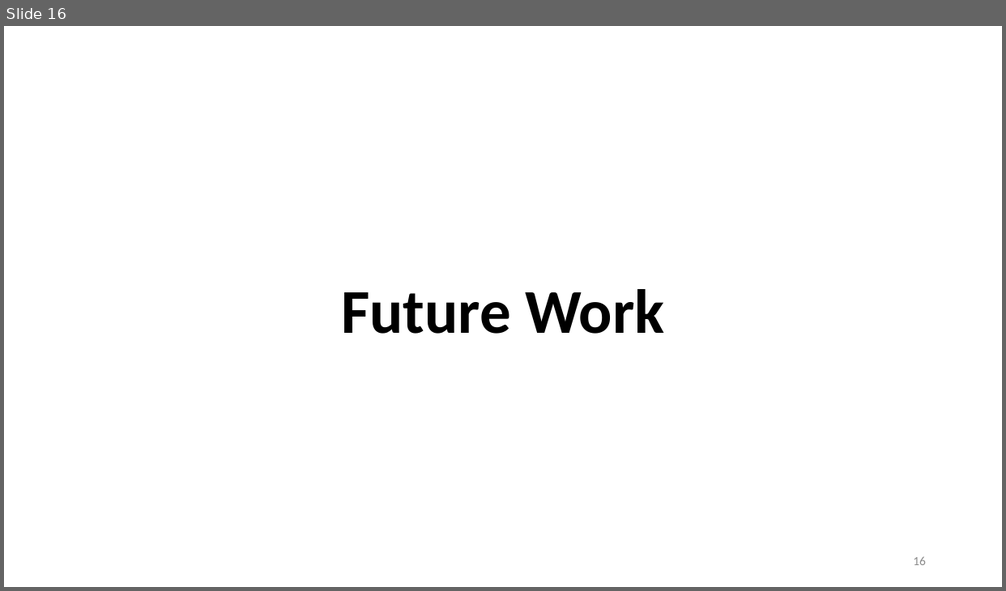
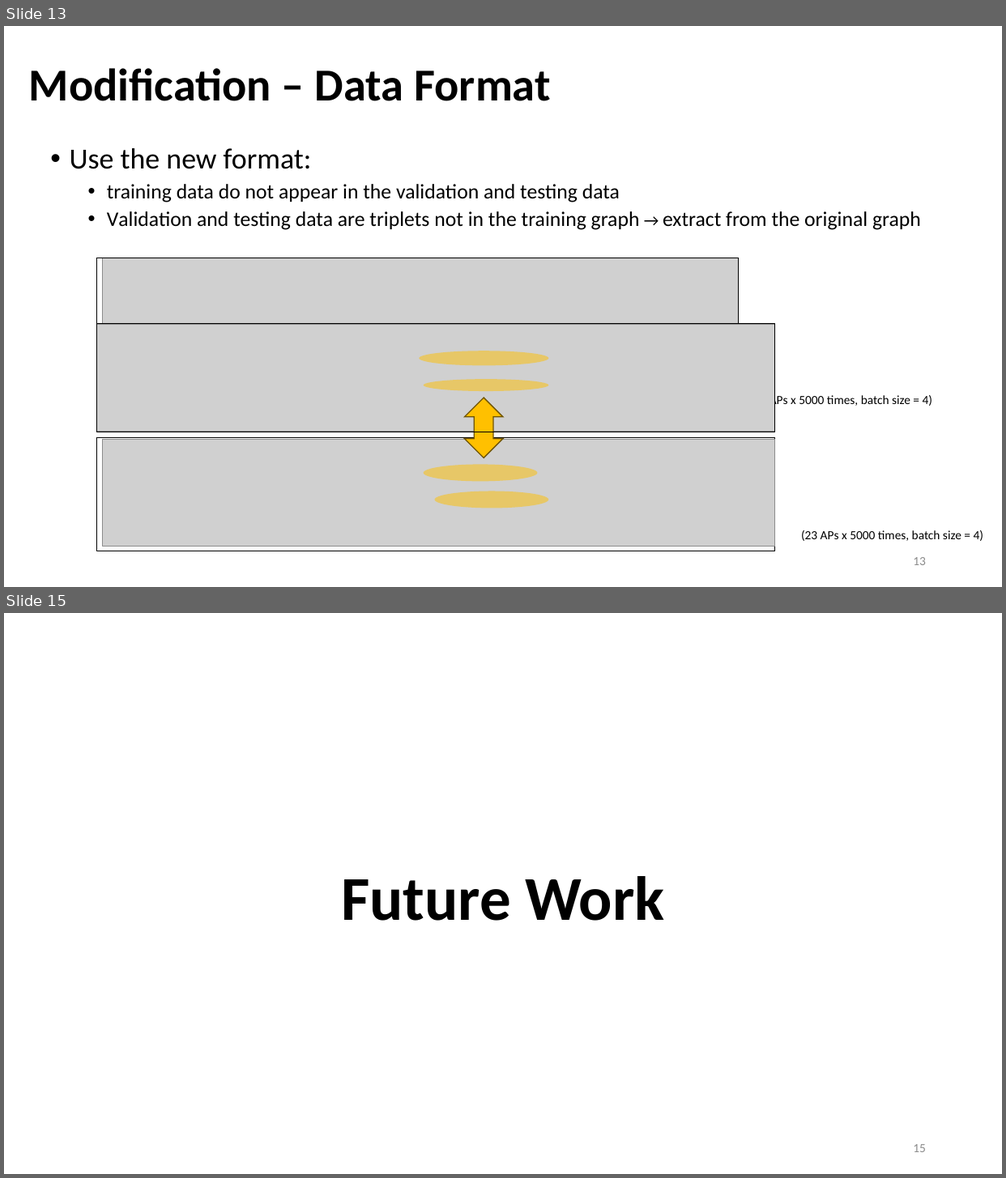
Before and after one commit to Bai1026/Intern-IIS, a slide deck: Meeting/Presentation_0816.pptx. Shown one above the other, each under a label of ours: slide 16 before the commit, slides 13 and 15 after it; the slides between them are not shown. The pictures are 1006x591 and 1006x1178 pixels, drawn with LibreOffice and Linux fonts; fonts in the diff are those of the drawing; grey boxes stand for pictures. Boxes give left, top, right and bottom in pixels: in the first picture for what was removed or moved away, otherwise in the second. Text is boxed around its words. In the diff, an @@ line names an element or a change of style, - is before the commit and + after.

```diff
--- a/Meeting/Presentation_0816.pptx
+++ b/Meeting/Presentation_0816.pptx
@@ slide 13 added at (4, 26, 1002, 587), background #FFFFFF @@
@@ title added at (29, 68, 550, 101), 44 pt, text #000000, bold @@
+Modification – Data Format
@@ text added at (70, 148, 921, 230), 20 pt, text #000000 @@
+• Use the new format:
+  • training data do not appear in the validation and testing data
+  • Validation and testing data are triplets not in the training graph → extract from the original graph
@@ rectangle added at (97, 258, 739, 409), outline #000000 0.75 pt @@
@@ picture added at (102, 258, 739, 409) @@
@@ picture added at (97, 325, 775, 433) @@
@@ rectangle added at (97, 324, 775, 433), outline #000000 0.75 pt @@
@@ ellipse added at (419, 351, 548, 366), fill #FFC000 at 50% opacity @@
@@ ellipse added at (424, 379, 548, 391), fill #FFC000 at 50% opacity @@
@@ up down arrow added at (464, 398, 503, 458), fill #FFC000, outline #705400 1 pt @@
@@ text added at (769, 393, 932, 408), 12 pt, text #000000 @@
+(23 APs x 5000 times, batch size = 4)
@@ rectangle added at (97, 437, 775, 552), outline #000000 0.75 pt @@
@@ picture added at (102, 440, 775, 546) @@
@@ ellipse added at (424, 465, 537, 482), fill #FFC000 at 50% opacity @@
@@ ellipse added at (434, 492, 548, 509), fill #FFC000 at 50% opacity @@
@@ text added at (801, 531, 983, 541), 12 pt, text #000000 @@
+(23 APs x 5000 times, batch size = 4)
@@ page number added at (913, 557, 926, 565), 12 pt, text #8C8C8C @@
+13
@@ what was slide 16 is now slide 15 @@
@@ page number at (913, 1144, 926, 1152): text changed @@
-16
+15
```
Also in this commit, not shown: 5 slides changed, 7 other slides added, 5 slides removed, 20 other files.
